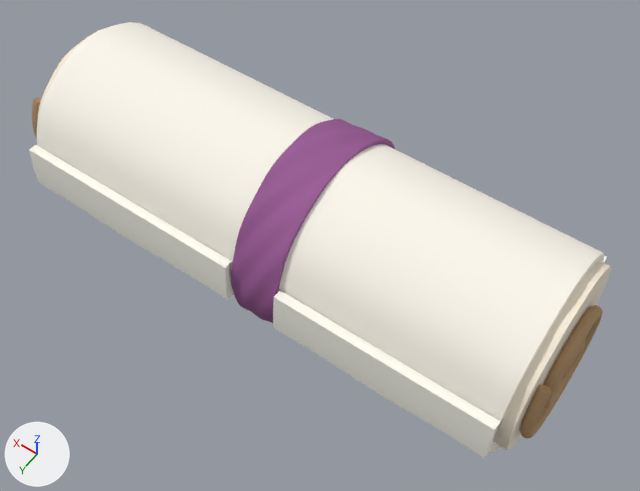
An edit to the FBX model research/private/remc2-unity-native/Assets/Resources/ModernExperienceScroll/ExperienceScroll.fbx, drawn before and after from the same camera.
Camera for both pictures: a camera (50 mm lens) standing at (-1.59, 2.1, 3.67) and looking at (-0.11, 0.03, 0.42). Lighting does not change. The marker at lower left points along +X, +Y and +Z. The first picture is the older version.

In view in the first picture: 'Back loose parchment left', 'Back loose parchment right', 'Central violet binding', 'Left rolled spiral', 'Outer parchment top fold', 'Parchment body' and 4 more.
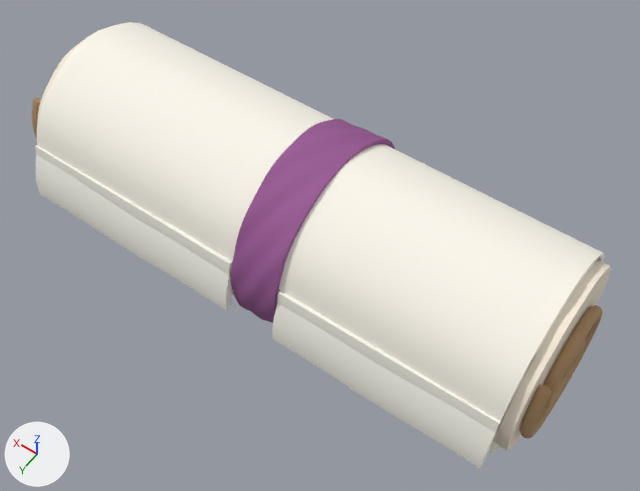
Location of each change, (x1, y1, x2, y2) in pixels of the pictures (640 x 491 px):
```json
{"object": "Back loose parchment left", "change": "reshaped", "before": [273, 291, 500, 458], "after": [272, 303, 536, 468]}
{"object": "Back loose parchment right", "change": "reshaped", "before": [29, 145, 233, 299], "after": [36, 155, 232, 310]}
{"object": "Top paper lip left", "change": "unchanged, uncovered by the edit", "before": [281, 291, 502, 432], "after": [277, 291, 502, 433]}
{"object": "Top paper lip right", "change": "unchanged, uncovered by the edit", "before": [37, 145, 232, 275], "after": [35, 145, 232, 276]}
```

Edits to the scene script, one JSON object a line:
```json
{"block": "me_back_loose_parchment_right", "where": "# used by ob_back_loose_parchment_right; location = (0.0, 0.0, 0.0)"}
{"op": "remove", "block": "me_back_loose_parchment_right", "code": "me_back_loose_parchment_right.from_pydata(...)  # 1122 vertices, 1120 faces; spans x 0.05..1.25, y 0.46..0.515, z 0.404..0.63"}
{"op": "add", "block": "me_back_loose_parchment_right", "code": "me_back_loose_parchment_right.from_pydata(...)  # 1122 vertices, 1120 faces; spans x 0.05..1.25, y 0.25..0.53, z 0.334..0.86"}
{"block": "me_back_loose_parchment_right", "change": "me_back_loose_parchment_right part 1: 1122 of 1122 vertices moved; they spanned x 0.05..1.25, y 0.46..0.515, z 0.404..0.63 and now span x 0.05..1.25, y 0.25..0.53, z 0.334..0.86; mean shift (0.0, -0.069, 0.08)"}
{"block": "me_back_loose_parchment_left", "where": "# used by ob_back_loose_parchment_left; location = (0.0, 0.0, 0.0)"}
{"op": "remove", "block": "me_back_loose_parchment_left", "code": "me_back_loose_parchment_left.from_pydata(...)  # 1122 vertices, 1120 faces; spans x -1.25..-0.21, y 0.46..0.515, z 0.404..0.63"}
{"op": "add", "block": "me_back_loose_parchment_left", "code": "me_back_loose_parchment_left.from_pydata(...)  # 1122 vertices, 1120 faces; spans x -1.25..-0.21, y 0.25..0.53, z 0.334..0.86"}
{"block": "me_back_loose_parchment_left", "change": "me_back_loose_parchment_left part 2: 1122 of 1122 vertices moved; they spanned x -1.25..-0.21, y 0.46..0.515, z 0.404..0.63 and now span x -1.25..-0.21, y 0.25..0.53, z 0.334..0.86; mean shift (0.0, -0.069, 0.08)"}
```
